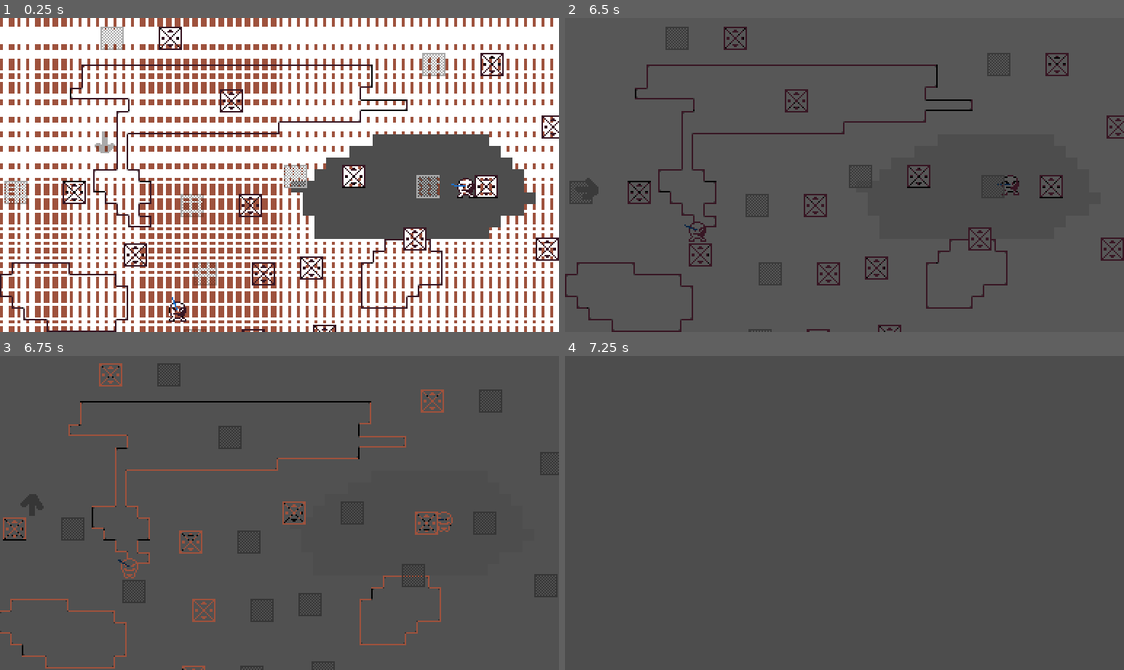
Above: before the commit, frames 1-4 (two rows, left to right).
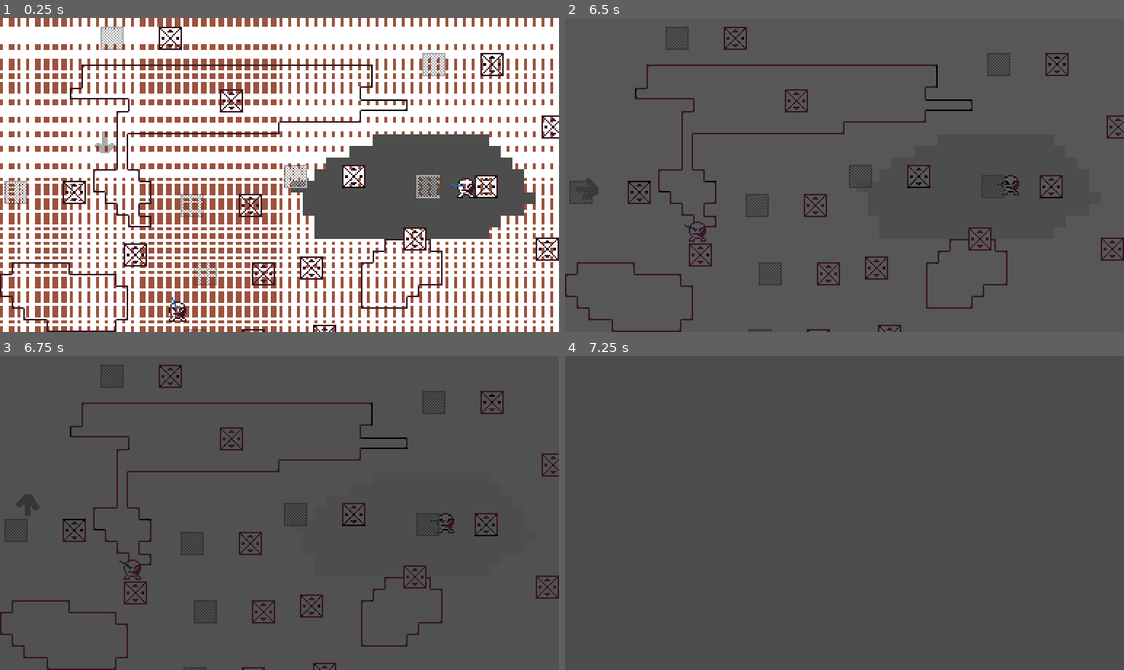
Above: after the commit, the same moments.

Repository: regular-space/milk_switch
Game: Godot game, scene res://scenes/rooms/kev_level_a.tscn
Two runs of this game, one before a commit and one after it. Both use one fixed random seed, a clock stepped at 60 frames per second and the inputs below. This scene is started directly instead of the project's main scene. Sound files missing from this copy of the repository are replaced by a short silence.
Inputs:
- Up to frame 1 (0.25 s): no input
- Up to frame 2 (6.5 s): tap Enter at 0.5 s; hold D (move_right) 0.53-1.28 s; tap Tab (switch_milk) every 0.75 s from 0.6 to 5.85 s; hold S (move_down) 1.28-2.03 s; tap K (restart) at 2, 3.5, 5 s; hold D (move_right) 2.03-2.78 s; hold W (move_up) 2.78-3.53 s; hold A (move_left) 3.53-5.03 s; hold S (move_down) 5.03-5.78 s; hold D (move_right) from 5.78 s (still down)
- Up to frame 3 (6.75 s): release D (move_right) at 6.53 s; hold W (move_up) from 6.53 s (still down); tap Tab (switch_milk) at 6.6 s
- Up to frame 4 (7.25 s): keep holding W (move_up)

Frames 1-2 are identical in both runs. In frame 3, 8.8% of the frame differs, in the area x 0-100%, y 2-100%; in frame 4, nothing differs.

Commit message:
Added checking for inversed blocks to stop milk switching if colliding with them
- Milk switch no longer works if player collides with pass-throughable objects in the other inverse "milk"

Diff:
--- a/scenes/objects/player.gd
+++ b/scenes/objects/player.gd
@@ -2,6 +2,8 @@
 extends CharacterBody2D
 
 signal switch_milk_pressed
+
+var allow_switch_milk := true
 
 @export var speed: int = 75
 @export var deceleration: int = 50
@@ -18,7 +20,7 @@
 			switch_milk_pressed.emit()
 
 	if not Global.player_dead:
-		if Input.is_action_just_pressed("switch_milk"):
+		if Input.is_action_just_pressed("switch_milk") and allow_switch_milk:
 			Audio.moo.play()
 			Global.shake_screen(1, 0.2)
 			switch_milk_pressed.emit()
@@ -51,3 +53,10 @@
 
 func on_hit() -> void:
 	Global.player_dead = true
+
+func _on_inverse_obj_checker_body_entered(body):
+	allow_switch_milk = false
+
+
+func _on_inverse_obj_checker_body_exited(body):
+	allow_switch_milk = true
--- a/scenes/objects/player.tscn
+++ b/scenes/objects/player.tscn
@@ -58,6 +58,9 @@
 radius = 5.0
 height = 14.0
 
+[sub_resource type="RectangleShape2D" id="RectangleShape2D_c45a8"]
+size = Vector2(12, 16)
+
 [node name="Player" type="CharacterBody2D" groups=["Player"]]
 script = ExtResource("1_v3p8v")
 
@@ -70,3 +73,14 @@
 [node name="CollisionShape2D" type="CollisionShape2D" parent="."]
 position = Vector2(0, 1)
 shape = SubResource("CapsuleShape2D_76jpu")
+
+[node name="InverseObjChecker" type="Area2D" parent="."]
+collision_layer = 2147483648
+collision_mask = 4026531840
+
+[node name="CollisionShape2D" type="CollisionShape2D" parent="InverseObjChecker"]
+position = Vector2(0, 1)
+shape = SubResource("RectangleShape2D_c45a8")
+
+[connection signal="body_entered" from="InverseObjChecker" to="." method="_on_inverse_obj_checker_body_entered"]
+[connection signal="body_exited" from="InverseObjChecker" to="." method="_on_inverse_obj_checker_body_exited"]
Not shown: 1 places in scenes/objects/player.tscn that only renumber resources
